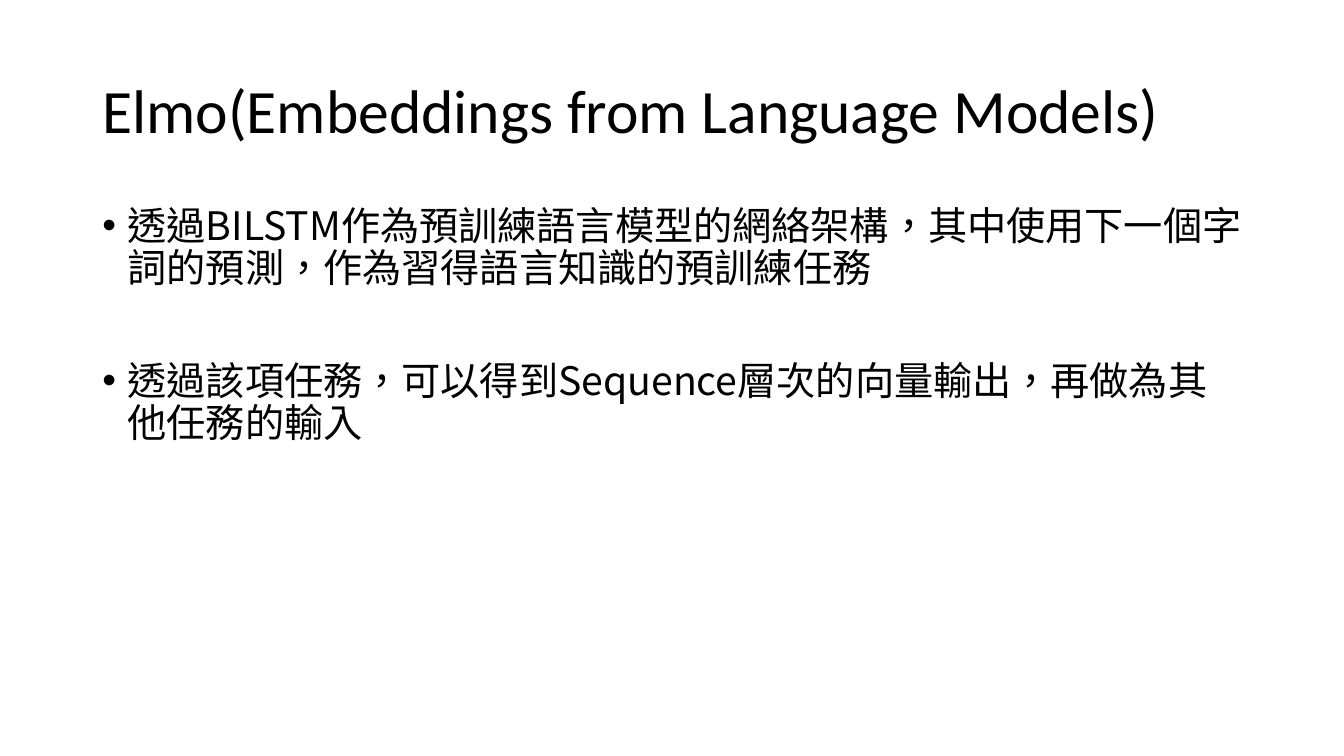
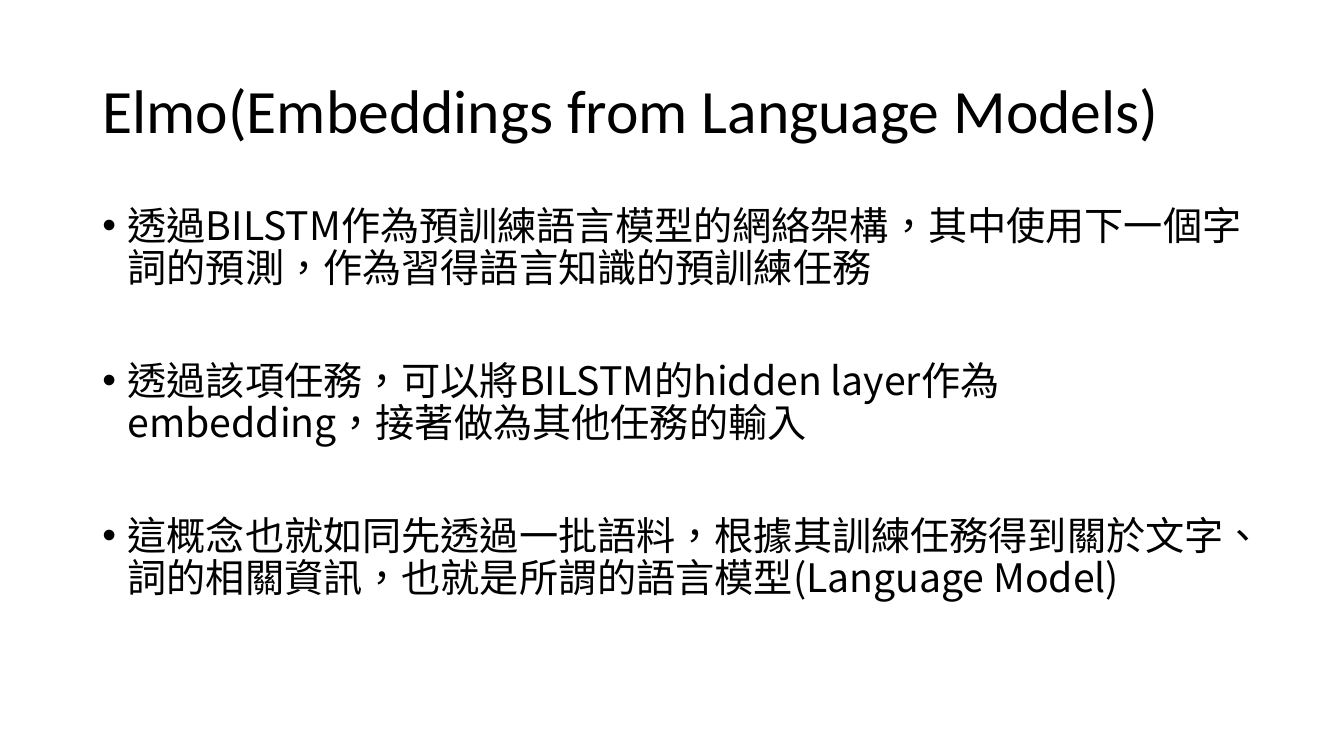
Before and after one commit to aron3312/embedding2lm, a slide deck: slide 34 of FromEmbeddingToLM.pptx (slide 31 before the commit). Drawn at 1344x756 pixels with LibreOffice and Linux fonts; fonts in the diff are those of the drawing. Boxes give left, top, right and bottom in pixels: in the first picture for what was removed or moved away, otherwise in the second. Text is boxed around its words. In the diff, an @@ line names an element or a change of style, - is before the commit and + after.

```diff
--- a/FromEmbeddingToLM.pptx
+++ b/FromEmbeddingToLM.pptx
@@ text at [128,362,1263,602]: text changed @@
-• 透過該項任務，可以得到Sequence層次的向量輸出，再做為其他任務的輸入
+• 透過該項任務，可以將BILSTM的hidden layer作為embedding，接著做為其他任務的輸入
+• 這概念也就如同先透過一批語料，根據其訓練任務得到關於文字、詞的相關資訊，也就是所謂的語言模型(Language Model)
```
Also in this commit, not shown: 1 other slide changed, 3 slides added, 6 other files.
